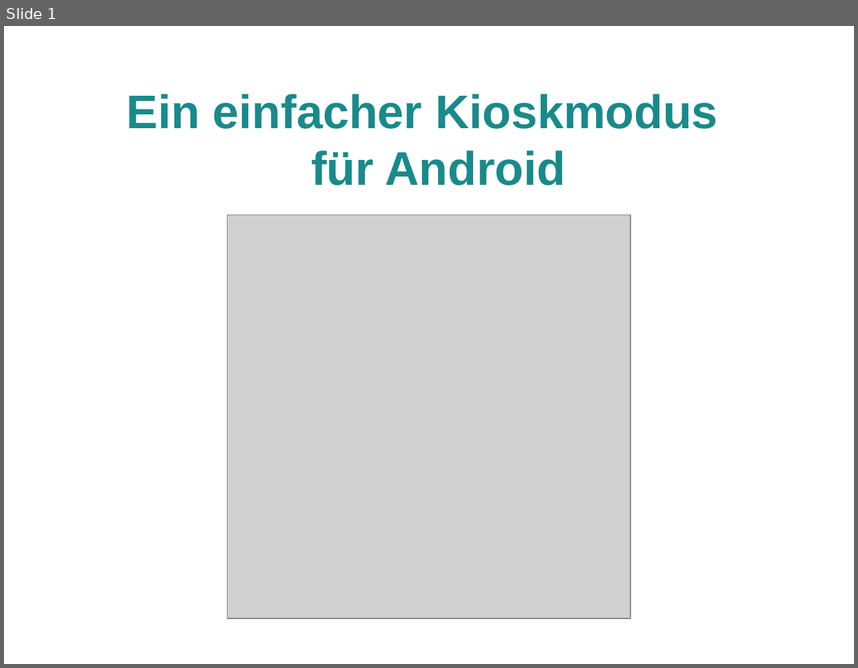
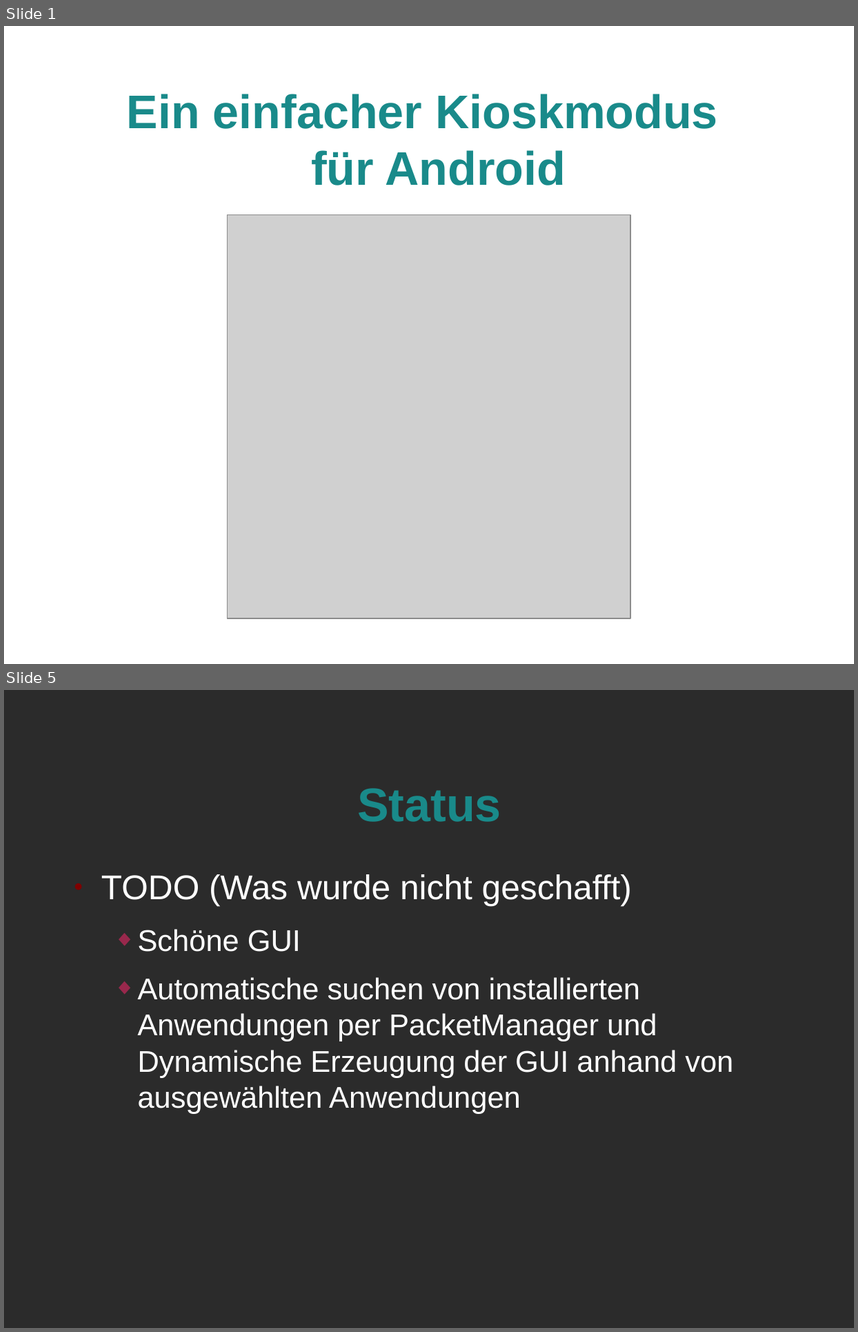
Before and after one commit to jessejin/Kiosk, a slide deck: doc/Rev1_präsi.odp. Shown one above the other, each under a label of ours: slide 1 before the commit, slides 1 and 5 after it; the slides between them are not shown. The pictures are 858x668 and 858x1332 pixels, drawn with LibreOffice and Linux fonts; fonts in the diff are those of the drawing; grey boxes stand for pictures; background and template pictures are left out; a plain dark background stands for a picture behind light text. Boxes give left, top, right and bottom in pixels: in the first picture for what was removed or moved away, otherwise in the second. Text is boxed around its words. In the diff, an @@ line names an element or a change of style, - is before the commit and + after.

```diff
--- a/doc/Rev1_präsi.odp
+++ b/doc/Rev1_präsi.odp
@@ slide 5 added at box(4, 690, 854, 1328), background picture (left out) @@
@@ title added at box(357, 788, 501, 822), 44 pt, text #198A8A, bold @@
+Status
@@ text added at box(101, 874, 733, 1114), 28 pt, text #FFFFFF @@
+● TODO (Was wurde nicht geschafft)
+  ◆ Schöne GUI
+  ◆ Automatische suchen von installierten Anwendungen per PacketManager und Dynamische Erzeugung der GUI anhand von ausgewählten Anwendungen
```
Also in this commit, not shown: 2 slides changed, 4 other slides added, 3 slides removed.
